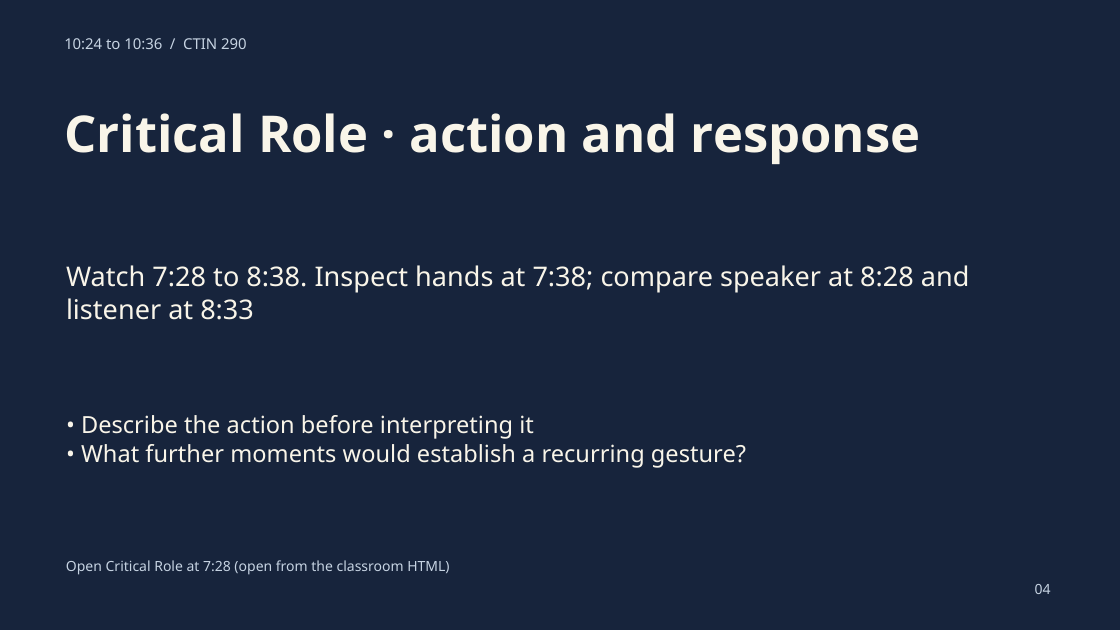
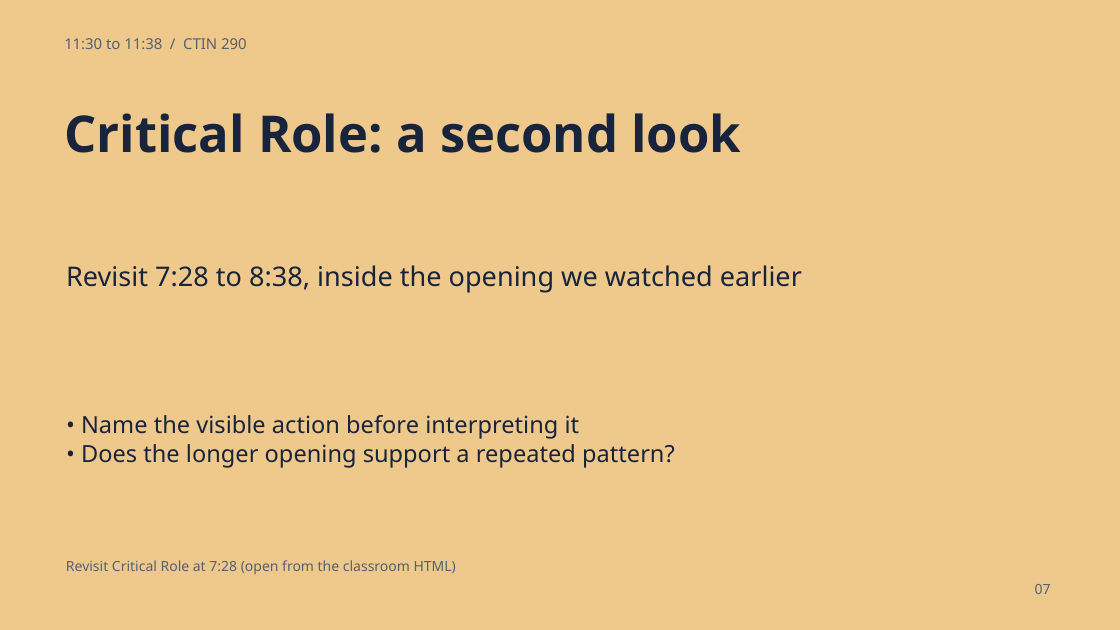
Before and after one commit to GordonUSC/the-cabinet, a slide deck: slide 7 of ctin290-september-21/CLASSROOM/CTIN-290-Classroom-Slides.pptx (slide 4 before the commit). Drawn at 1120x630 pixels with LibreOffice and Linux fonts; fonts in the diff are those of the drawing. Boxes give left, top, right and bottom in pixels: in the first picture for what was removed or moved away, otherwise in the second. Text is boxed around its words. In the diff, an @@ line names an element or a change of style, - is before the commit and + after.

Commit message:
Unify CTIN 290 packet around approved Critical Role cold open

```diff
--- a/ctin290-september-21/CLASSROOM/CTIN-290-Classroom-Slides.pptx
+++ b/ctin290-september-21/CLASSROOM/CTIN-290-Classroom-Slides.pptx
@@ background #17243C to #EFC98B @@
@@ text at [64,38,247,49]: text changed; text colour #C6D3E2 to #526175 @@
-10:24 to 10:36 / CTIN 290
+11:30 to 11:38 / CTIN 290
@@ text at [64,113,741,153]: text changed; text colour #F9F5E9 to #17243C @@
-Critical Role · action and response
+Critical Role: a second look
@@ text at [66,265,802,293]: text changed; text colour #F9F5E9 to #17243C @@
-Watch 7:28 to 8:38. Inspect hands at 7:38; compare speaker at 8:28 and listener at 8:33
+Revisit 7:28 to 8:38, inside the opening we watched earlier
@@ text at [81,415,675,468]: text changed; text colour #F9F5E9 to #17243C @@
-• Describe the action before interpreting it
-• What further moments would establish a recurring gesture?
+• Name the visible action before interpreting it
+• Does the longer opening support a repeated pattern?
@@ text at [66,560,456,574]: text changed; text colour #C6D3E2 to #526175 @@
-Open Critical Role at 7:28 (open from the classroom HTML)
+Revisit Critical Role at 7:28 (open from the classroom HTML)
@@ text at [1035,584,1051,594]: text changed; text colour #C6D3E2 to #526175 @@
-04
+07
```
Also in this commit, not shown: 11 other slides changed, 3 slides removed, 18 other files.
